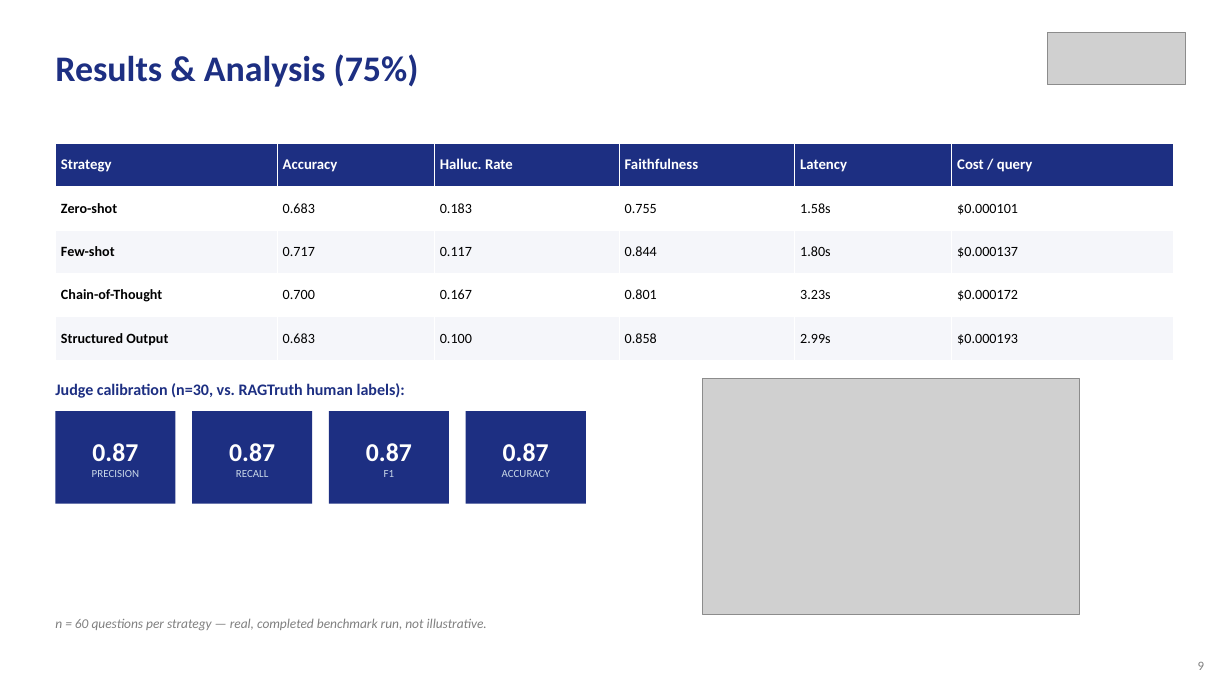
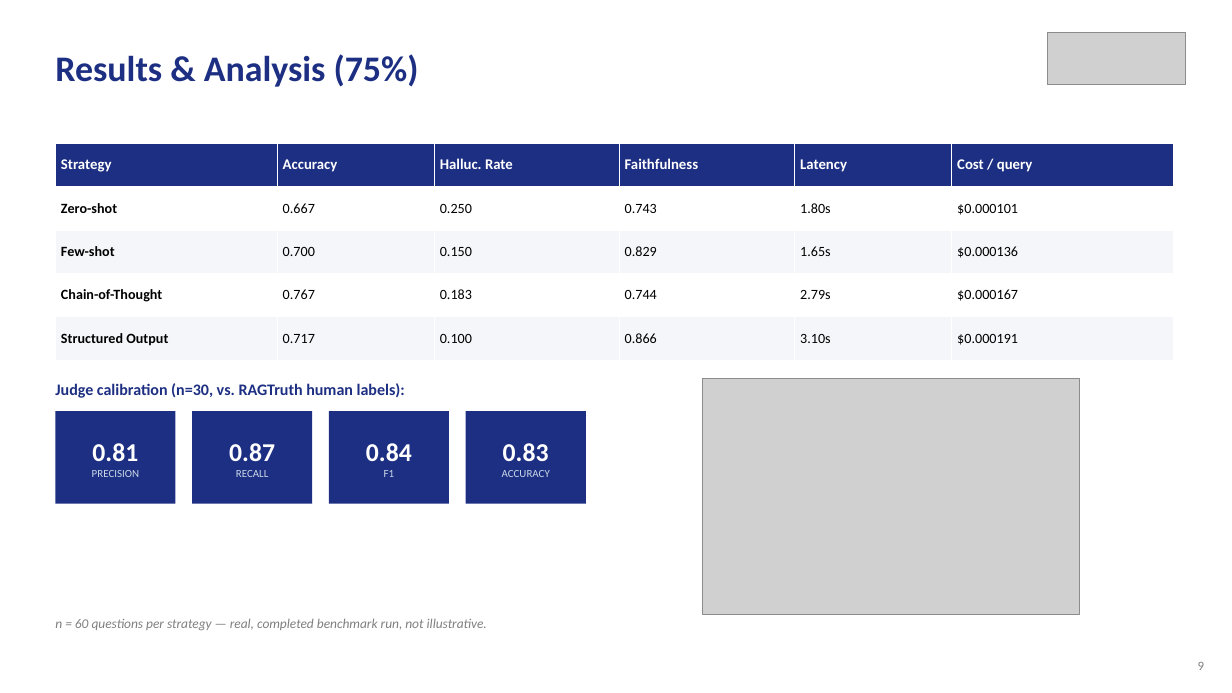
Before and after one commit to bhupendersingh1234/prompt_engineering_strategy_benchmark_for_rag_pipelines, a slide deck: slide 7 of presentation/review-2-ppt.pptx. Drawn at 1232x693 pixels with LibreOffice and Linux fonts; fonts in the diff are those of the drawing; grey boxes stand for pictures. Boxes give left, top, right and bottom in pixels: in the first picture for what was removed or moved away, otherwise in the second. Text is boxed around its words. In the diff, an @@ line names an element or a change of style, - is before the commit and + after.

Commit message:
Promote the second n=60 run to be the official committed results
Both review decks (review-2-ppt.pptx and review_2_updated.pptx) now show
identical data -- verified 0 text differences across all 96 text/table
items. The original run is preserved in git history (commit feeea63) for
anyone who wants to compare; results/, README.md Results section, and
review-2-ppt.pptx were all regenerated from this run's actual output
(data/processed eval question IDs confirmed identical between the two
runs -- same seed -- so this is a clean apples-to-apples comparison, not
a different experiment).

README's Results section is rewritten around the two-run comparison
rather than treating either run's numbers as final: the hallucination-
rate ranking held identically across both runs (Structured Output lowest
both times), but the accuracy ranking did not (Few-shot led run 1,
Chain-of-Thought leads run 2) -- called out explicitly as the reason
statistical significance testing is still open work, not a formality.

```diff
--- a/presentation/review-2-ppt.pptx
+++ b/presentation/review-2-ppt.pptx
@@ table at [55, 143, 1174, 360] @@
-row 2: Zero-shot | 0.683 | 0.183 | 0.755 | 1.58s | $0.000101
+row 2: Zero-shot | 0.667 | 0.250 | 0.743 | 1.80s | $0.000101
-row 3: Few-shot | 0.717 | 0.117 | 0.844 | 1.80s | $0.000137
+row 3: Few-shot | 0.700 | 0.150 | 0.829 | 1.65s | $0.000136
-row 4: Chain-of-Thought | 0.700 | 0.167 | 0.801 | 3.23s | $0.000172
+row 4: Chain-of-Thought | 0.767 | 0.183 | 0.744 | 2.79s | $0.000167
-row 5: Structured Output | 0.683 | 0.100 | 0.858 | 2.99s | $0.000193
+row 5: Structured Output | 0.717 | 0.100 | 0.866 | 3.10s | $0.000191
@@ text in rectangle at [92, 443, 138, 461]: text changed @@
-0.87
+0.81
@@ text in rectangle at [366, 443, 412, 461]: text changed @@
-0.87
+0.84
@@ text in rectangle at [503, 443, 549, 461]: text changed @@
-0.87
+0.83
```
Also in this commit, not shown: 2 other slides changed, 19 other files.
